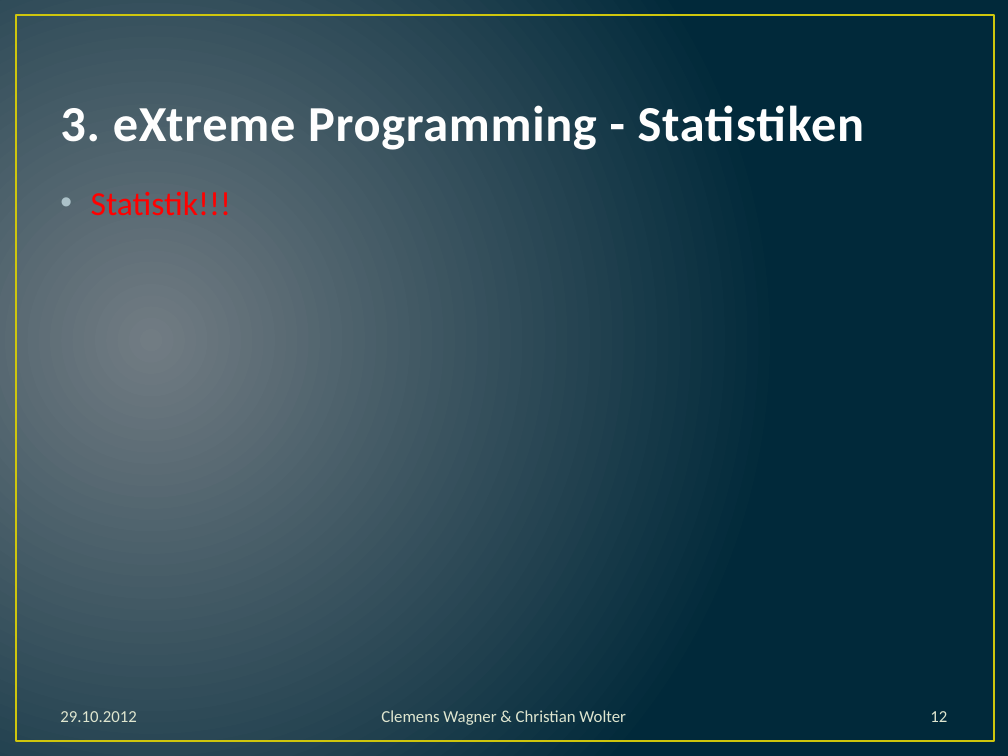
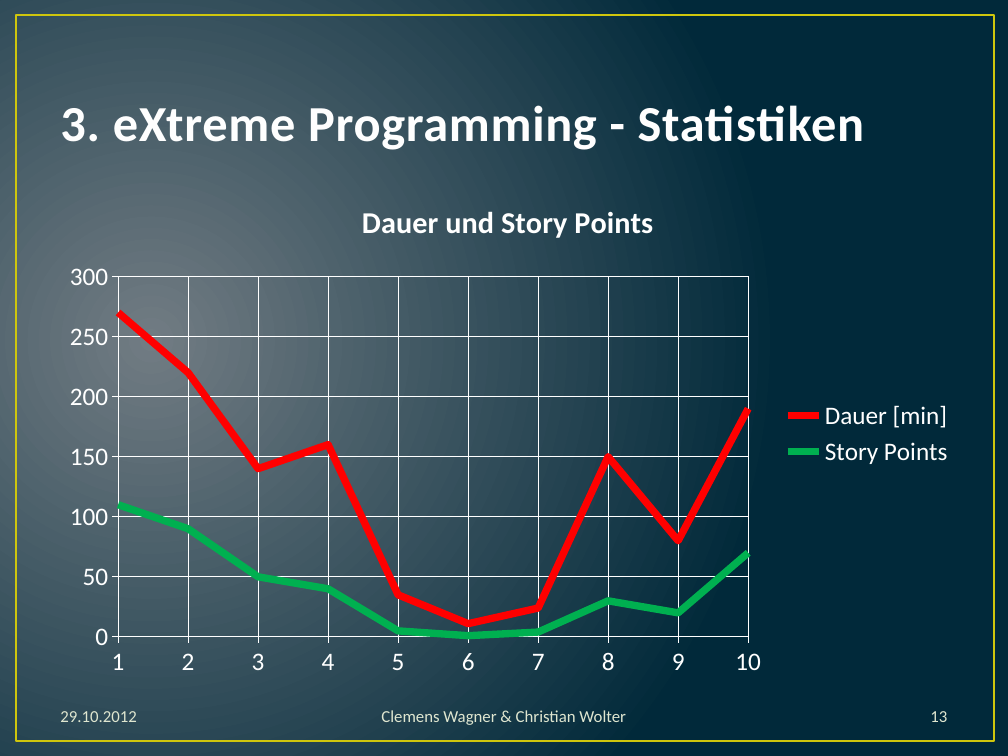
Before and after one commit to dev693/ants, a slide deck: slide 13 of Ants/src/doku/präsentation.pptx (slide 12 before the commit). Drawn at 1008x756 pixels with LibreOffice and Linux fonts; fonts in the diff are those of the drawing. Boxes give left, top, right and bottom in pixels: in the first picture for what was removed or moved away, otherwise in the second. Text is boxed around its words. In the diff, an @@ line names an element or a change of style, - is before the commit and + after.

Commit message:
Präsentation Folien hinzugefügt, Statistik. Hinzufügen und Verschieben von Städten wärend der Berechnung nicht mehr möglich

```diff
--- a/Ants/src/doku/präsentation.pptx
+++ b/Ants/src/doku/präsentation.pptx
@@ line stacked chart added at (51, 179, 965, 687) @@
+title "Dauer und Story Points"
+categories: 1, 2, 3, 4, 5, 6, 7, 8, 9, 10
+Story Points: 110, 90, 50, 40, 5, 1, 4, 30, 20, 70
+Dauer [min]: 160, 130, 90, 120, 30, 10, 20, 120, 60, 120
@@ text removed at (91, 191, 231, 215) @@
-• Statistik!!!
@@ page number at (930, 711, 947, 722): text changed @@
-12
+13
```
Also in this commit, not shown: 2 other slides changed, 2 slides added, 1 other file.
